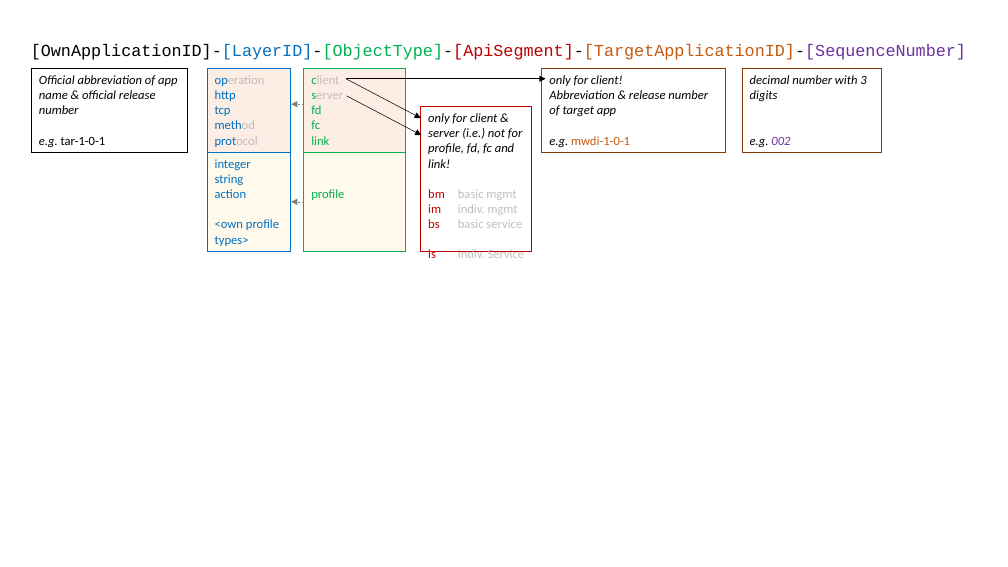
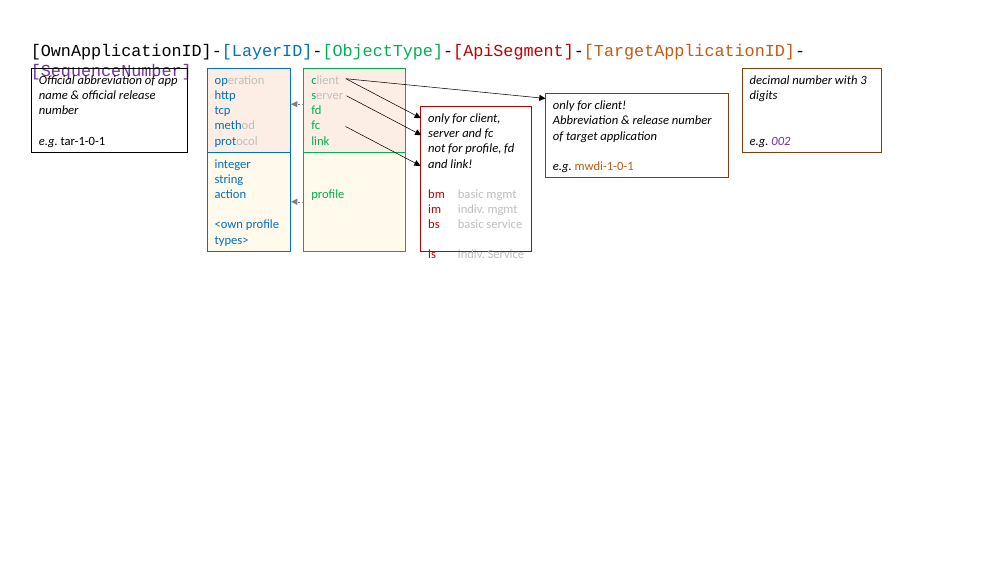
Before and after one commit to openBackhaul/ApplicationPattern, a slide deck: slide 1 of doc/ElementsApplicationPattern/Names/StructureOfUuids/pictures/uuid-structure.pptx. Drawn at 1008x567 pixels with LibreOffice and Linux fonts; fonts in the diff are those of the drawing. Boxes give left, top, right and bottom in pixels: in the first picture for what was removed or moved away, otherwise in the second. Text is boxed around its words. In the diff, an @@ line names an element or a change of style, - is before the commit and + after.

Commit message:
FC gets ApiSegment too

```diff
--- a/doc/ElementsApplicationPattern/Names/StructureOfUuids/pictures/uuid-structure.pptx
+++ b/doc/ElementsApplicationPattern/Names/StructureOfUuids/pictures/uuid-structure.pptx
@@ text "[OwnApplicationID]-[LayerID]-[ObjectType]-[ApiSegment]-[Targ ..." rewrapped from [31,44,966,60] to [31,44,805,82] @@
@@ arrow moved from (346, 79) - (546, 79) to (346, 79) - (546, 98) @@
@@ text in rectangle at [428,113,514,168]: text changed @@
-only for client & server (i.e.) not for profile, fd, fc and link!
+only for client, server and fc
+not for profile, fd and link!
@@ rectangle "only for client!": place and size @@
-rectangle "only for client!" at [542,68,725,152]
+rectangle "only for client!" at [546,94,729,178]
@@ text in rectangle at [553,115,712,142]: text changed @@
-Abbreviation & release number of target app
+Abbreviation & release number of target application
@@ arrow added from (346, 126) to (420, 166), #000000 0.5 pt @@
```
Also in this commit, not shown: 4 other files.
